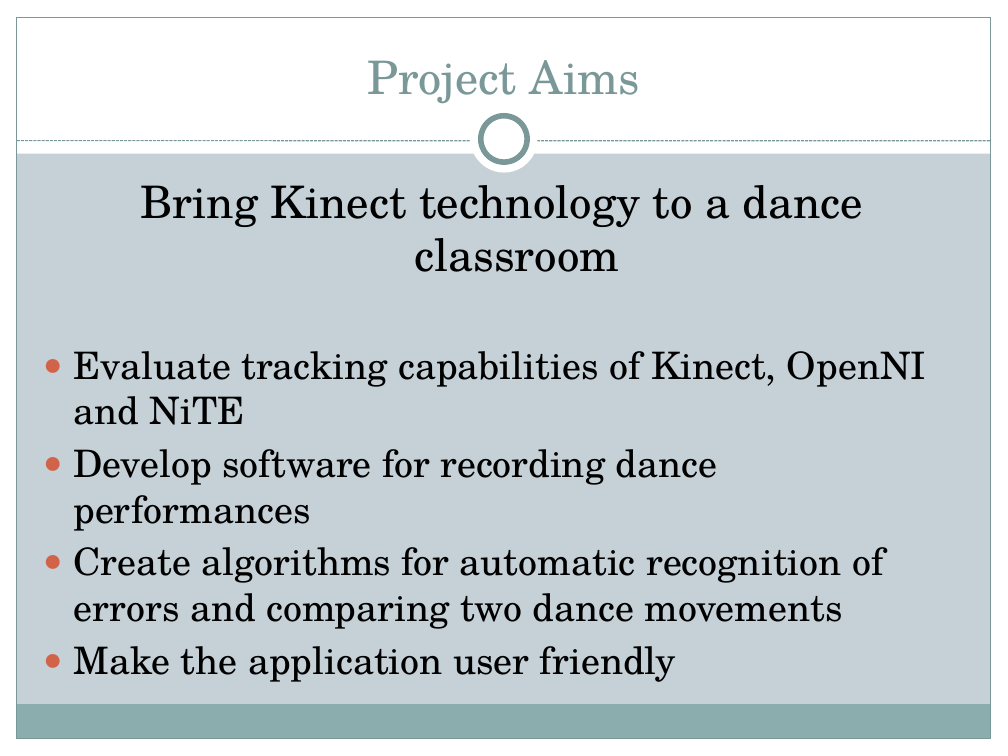
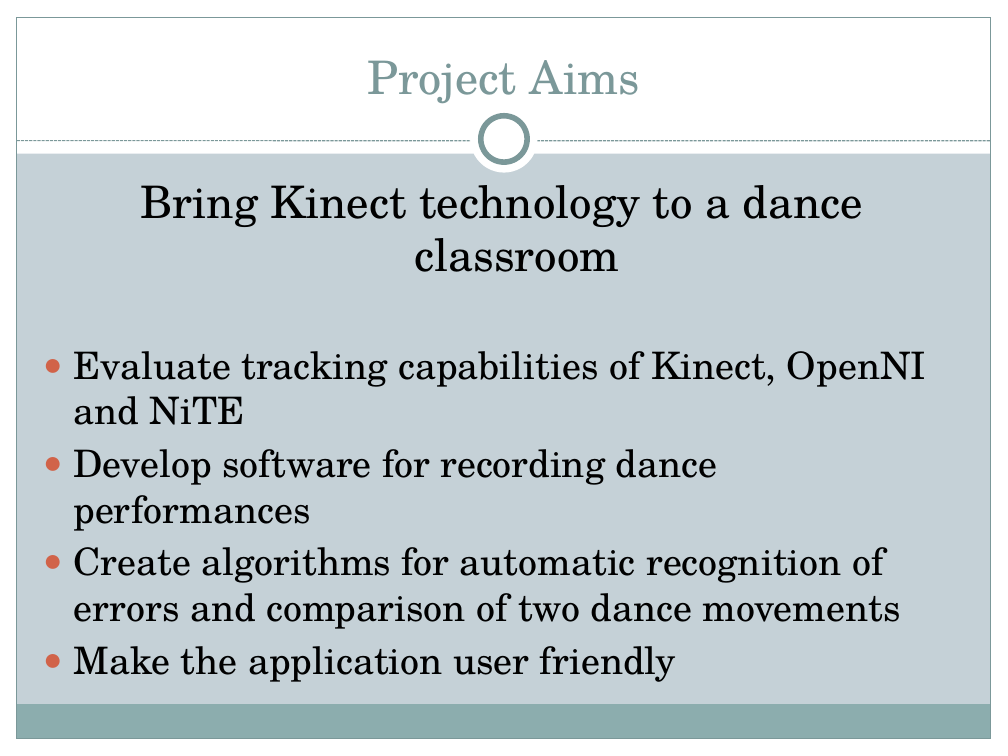
Before and after one commit to Marman1337/KinectProject, a slide deck: slide 4 of Presentation/Computerized Dance Classroom.pptx. Drawn at 1008x756 pixels with LibreOffice and Linux fonts; fonts in the diff are those of the drawing. Boxes give left, top, right and bottom in pixels: in the first picture for what was removed or moved away, otherwise in the second. Text is boxed around its words. In the diff, an @@ line names an element or a change of style, - is before the commit and + after.

```diff
--- a/Presentation/Computerized Dance Classroom.pptx
+++ b/Presentation/Computerized Dance Classroom.pptx
@@ text at (73, 547, 901, 629): text changed @@
-● Create algorithms for automatic recognition of errors and comparing two dance movements
+● Create algorithms for automatic recognition of errors and comparison of two dance movements
```
Also in this commit, not shown: 5 other slides changed, 4 slides added, 1 slide removed.
